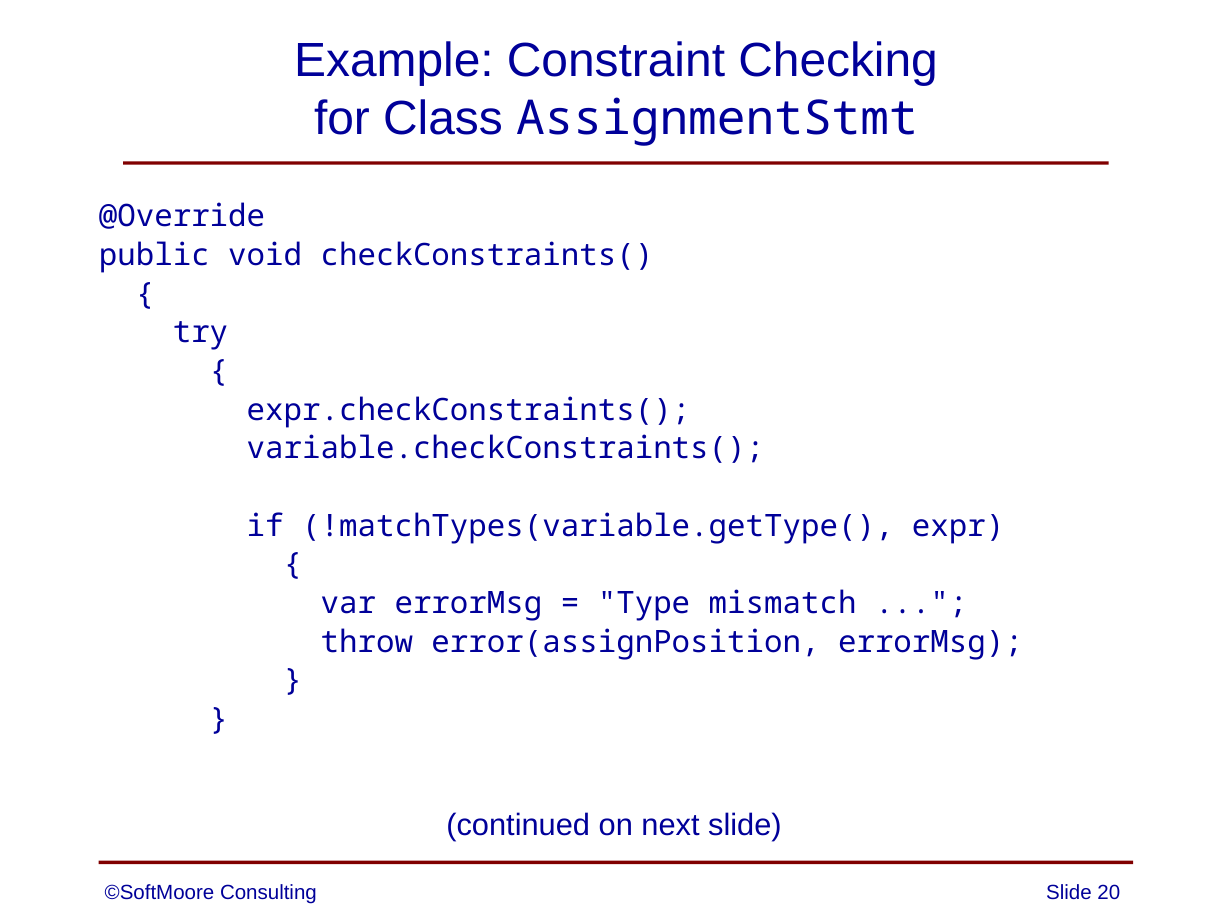
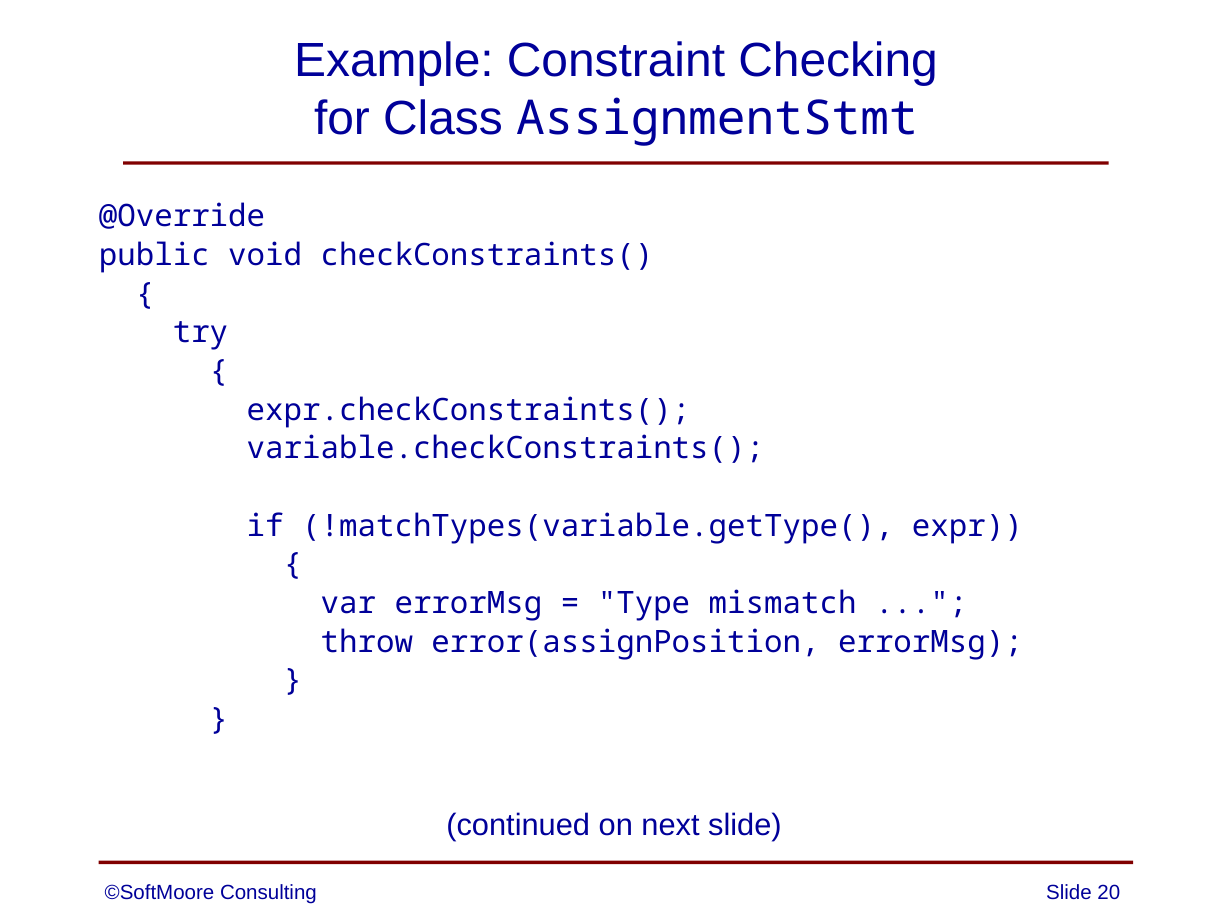
Before and after one commit to SoftMoore/CPRL-Java-3rd, a slide deck: slide 20 of PowerPoints/09 - Constraint Analysis.pptx. Drawn at 1232x924 pixels with LibreOffice and Linux fonts; fonts in the diff are those of the drawing. Boxes give left, top, right and bottom in pixels: in the first picture for what was removed or moved away, otherwise in the second. Text is boxed around its words. In the diff, an @@ line names an element or a change of style, - is before the commit and + after.

Commit message:
added missing right paren on one slide

```diff
--- a/PowerPoints/09 - Constraint Analysis.pptx
+++ b/PowerPoints/09 - Constraint Analysis.pptx
@@ text at box(247, 512, 1023, 544): text changed @@
-if (!matchTypes(variable.getType(), expr)
+if (!matchTypes(variable.getType(), expr))
```
